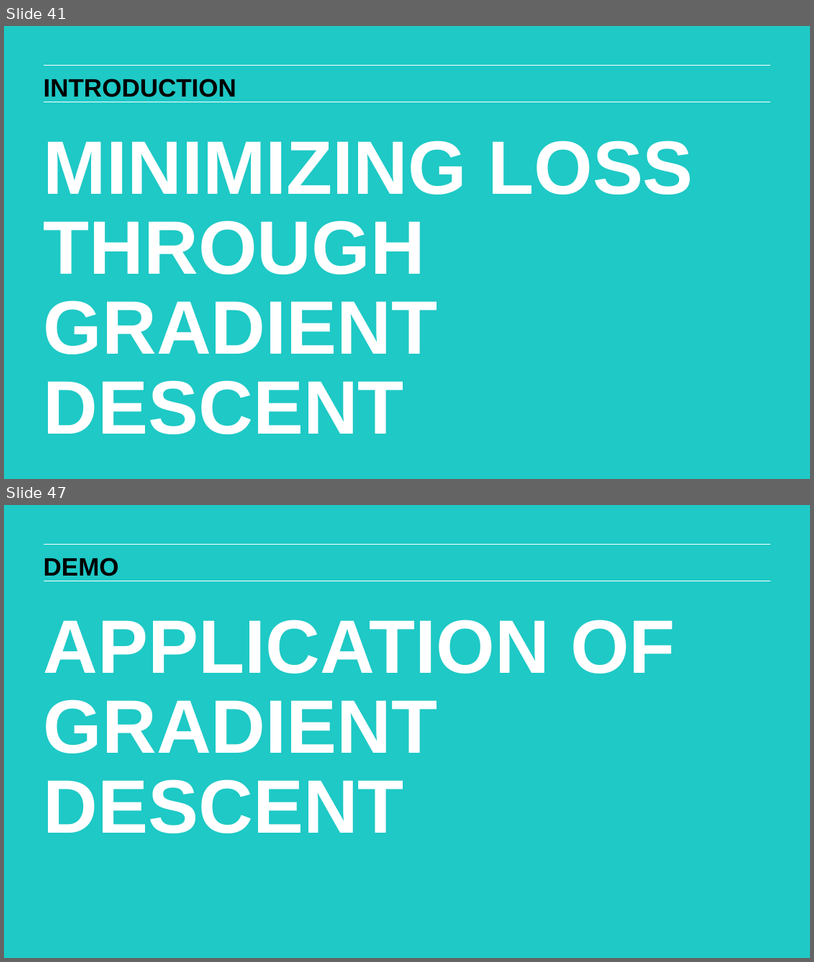
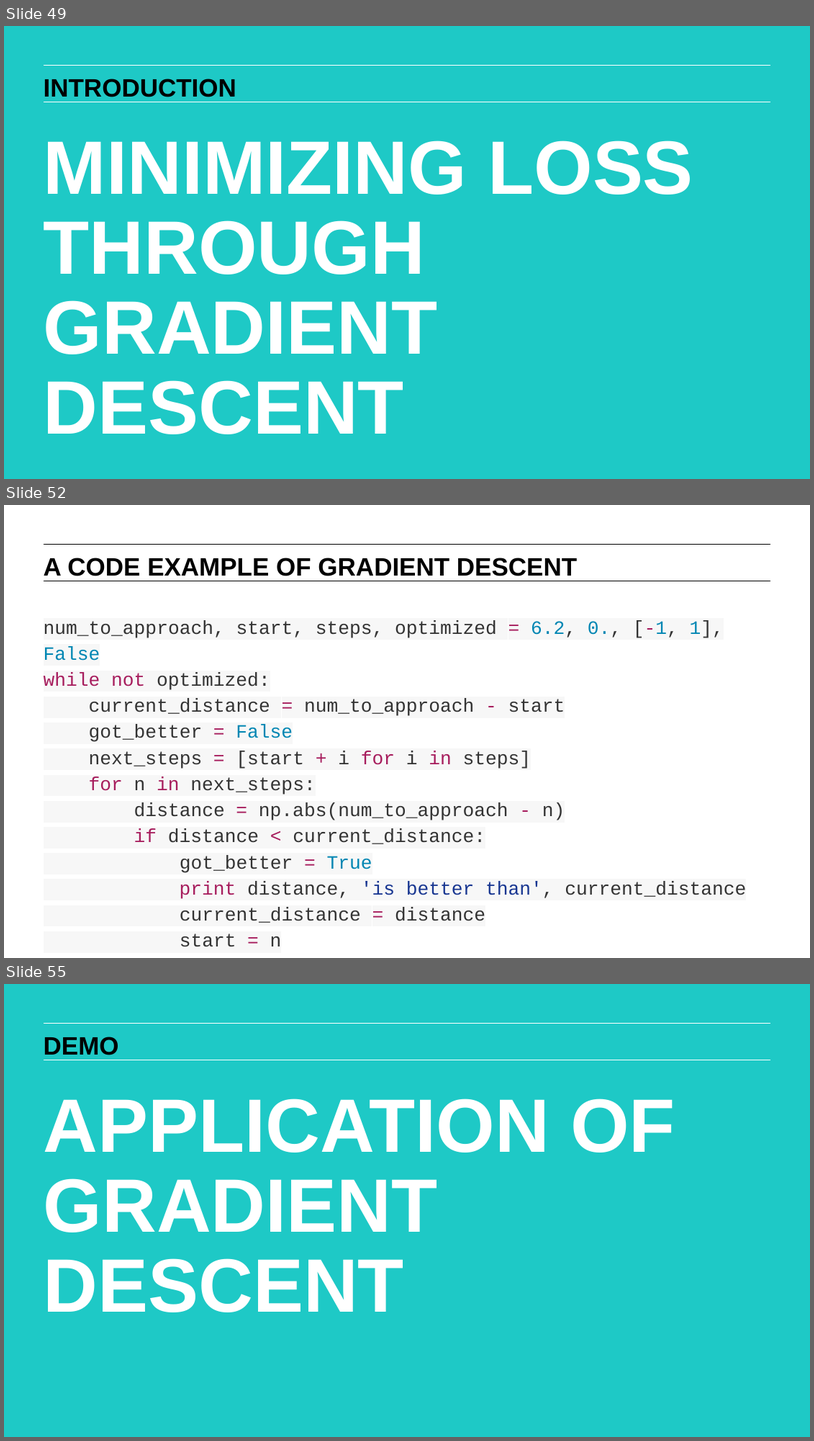
Before and after one commit to matanefron/data-sets, a slide deck: lessons/lesson-7/07-evaluating-model-fit_redux.pptx. Shown one above the other, each under a label of ours: slides 41 and 47 before the commit, slides 49, 52 and 55 after it; the slides between them are not shown. The pictures are 814x962 and 814x1441 pixels, drawn with LibreOffice and Linux fonts; fonts in the diff are those of the drawing. Boxes give left, top, right and bottom in pixels: in the first picture for what was removed or moved away, otherwise in the second. Text is boxed around its words. In the diff, an @@ line names an element or a change of style, - is before the commit and + after.

```diff
--- a/lessons/lesson-7/07-evaluating-model-fit_redux.pptx
+++ b/lessons/lesson-7/07-evaluating-model-fit_redux.pptx
@@ slide 52 added at [4,505,810,958], background #FFFFFF; not listed: 2 template elements that a slide beside it also shows @@
@@ text added at [44,558,577,576], 32 pt, text #000000, bold @@
+A CODE EXAMPLE OF GRADIENT DESCENT
@@ text added at [44,620,746,947], 24 pt, text #333333 @@
+num_to_approach, start, steps, optimized = 6.2, 0., [-1, 1], False
+while not optimized:
+current_distance = num_to_approach - start
+got_better = False
+next_steps = [start + i for i in steps]
+for n in next_steps:
+distance = np.abs(num_to_approach - n)
+if distance < current_distance:
+got_better = True
+print distance, 'is better than', current_distance
+current_distance = distance
+start = n
@@ what was slide 41 is now slide 49 @@
@@ what was slide 47 is now slide 55 @@
```
Also in this commit, not shown: 1 slide changed, 8 other slides added, 1 slide removed, 3 other files.
